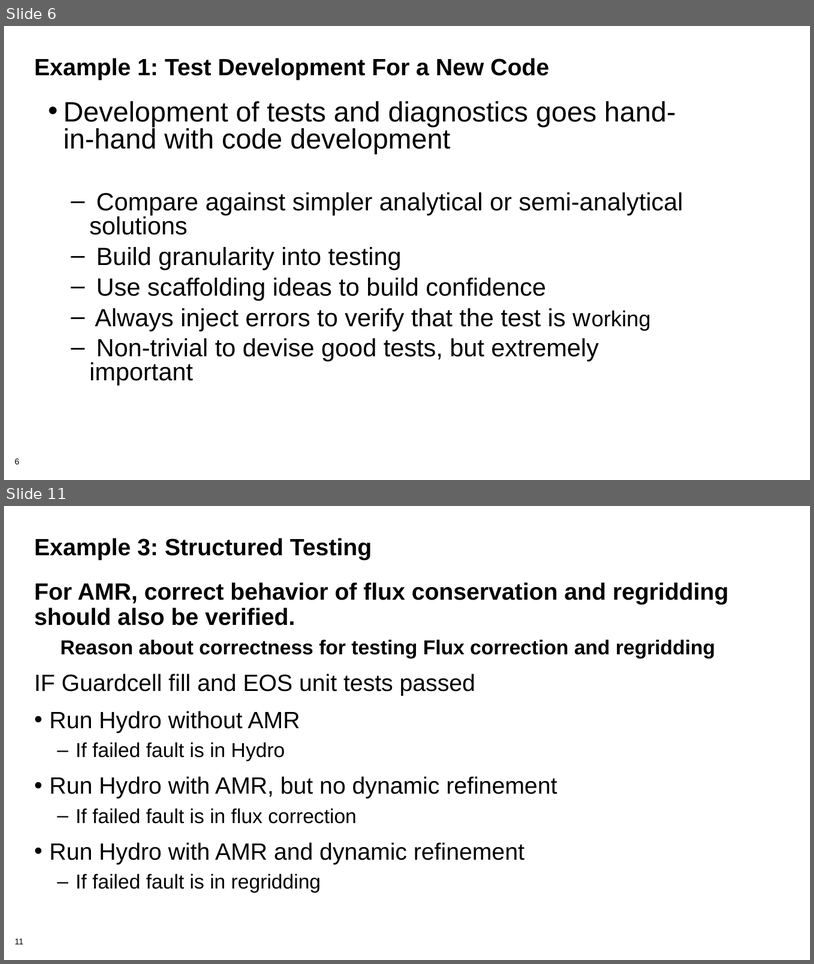
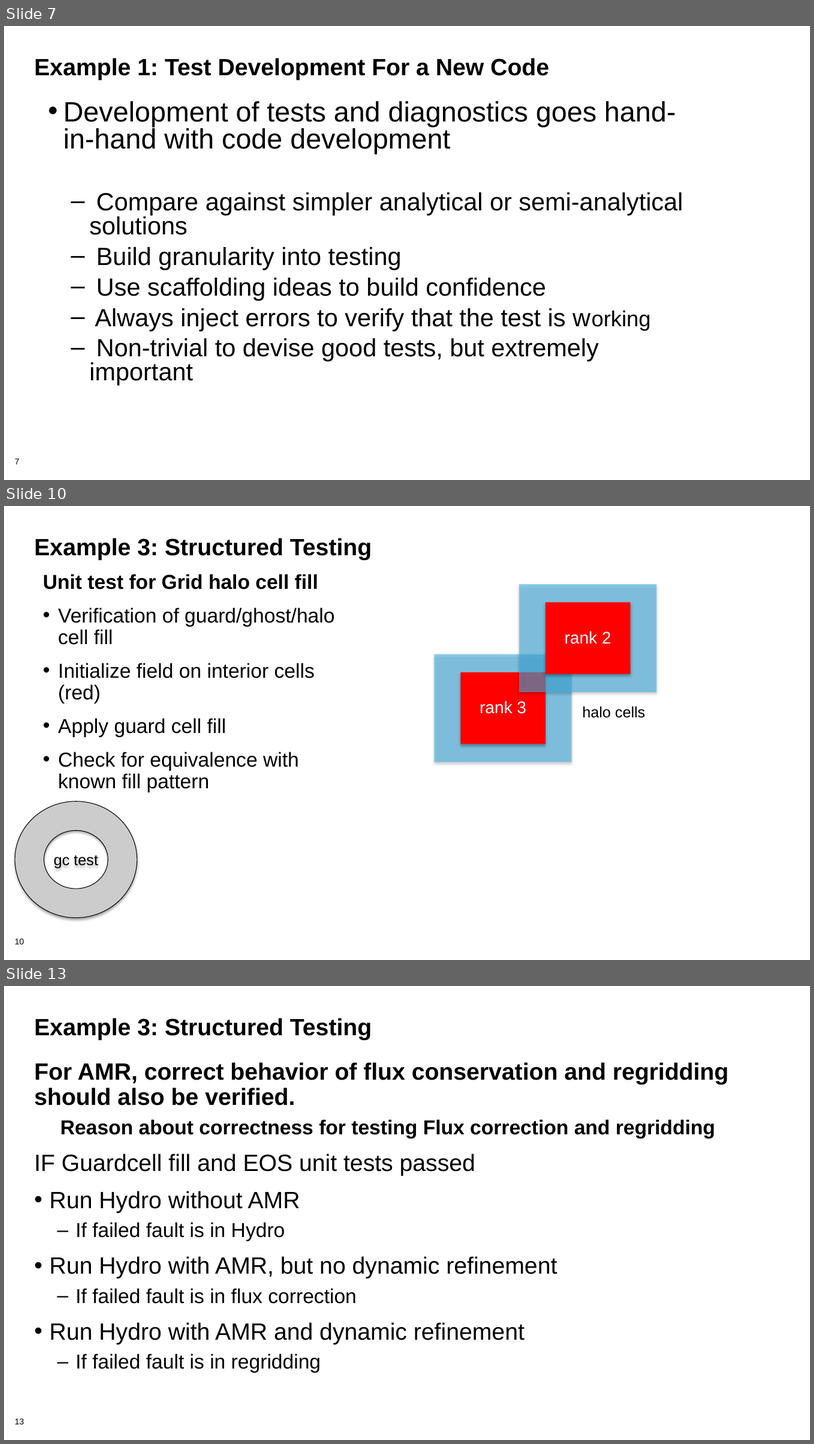
Before and after one commit to bssw-tutorial/presentations, a slide deck: testing-advanced.pptx. Shown one above the other, each under a label of ours: slides 6 and 11 before the commit, slides 7, 10 and 13 after it; the slides between them are not shown. The pictures are 814x964 and 814x1444 pixels, drawn with LibreOffice and Linux fonts; fonts in the diff are those of the drawing; background and template pictures are left out. Boxes give left, top, right and bottom in pixels: in the first picture for what was removed or moved away, otherwise in the second. Text is boxed around its words. In the diff, an @@ line names an element or a change of style, - is before the commit and + after.

Commit message:
advanced testing reworked for SC21

```diff
--- a/testing-advanced.pptx
+++ b/testing-advanced.pptx
@@ slide 10 added at bbox=[4, 506, 810, 960], background #FFFFFF; not listed: 1 template element that a slide beside it also shows @@
@@ title added at bbox=[34, 538, 372, 560], 28 pt, text #000000, bold @@
+Example 3: Structured Testing
@@ text added at bbox=[43, 574, 335, 792], 24 pt, text #000000 @@
+Unit test for Grid halo cell fill
+• Verification of guard/ghost/halo cell fill
+• Initialize field on interior cells (red)
+• Apply guard cell fill
+• Check for equivalence with known fill pattern
@@ rectangle added at bbox=[519, 584, 657, 692], fill #43B1E5 at 58% opacity @@
@@ rectangle added at bbox=[545, 602, 631, 673], fill #FF0000, 20 pt, text #FFFFFF @@
+rank 2
@@ rectangle added at bbox=[434, 654, 572, 762], fill #43B1E5 at 58% opacity @@
@@ rectangle added at bbox=[461, 672, 546, 744], fill #FF0000, 20 pt, text #FFFFFF @@
+rank 3
@@ text added at bbox=[582, 706, 645, 718], 18 pt, text #000000 @@
+halo cells
@@ donut added at bbox=[15, 801, 137, 918], fill #CCCCCC, outline #000000 0.75 pt, 18 pt, text #000000 @@
+gc test
@@ what was slide 6 is now slide 7 @@
@@ page number at bbox=[15, 458, 20, 464]: text changed @@
-6
+7
@@ what was slide 11 is now slide 13 @@
@@ page number at bbox=[15, 1418, 24, 1424]: text changed @@
-11
+13
```
Also in this commit, not shown: 5 slides changed, 1 other slide added.
